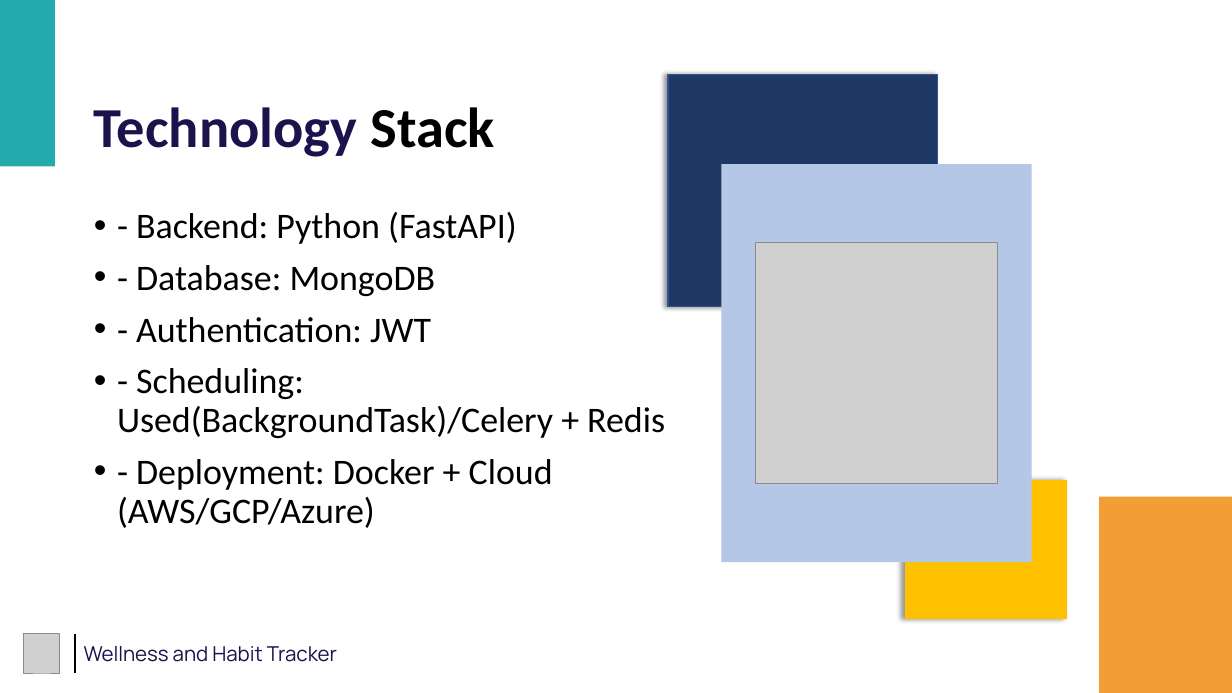
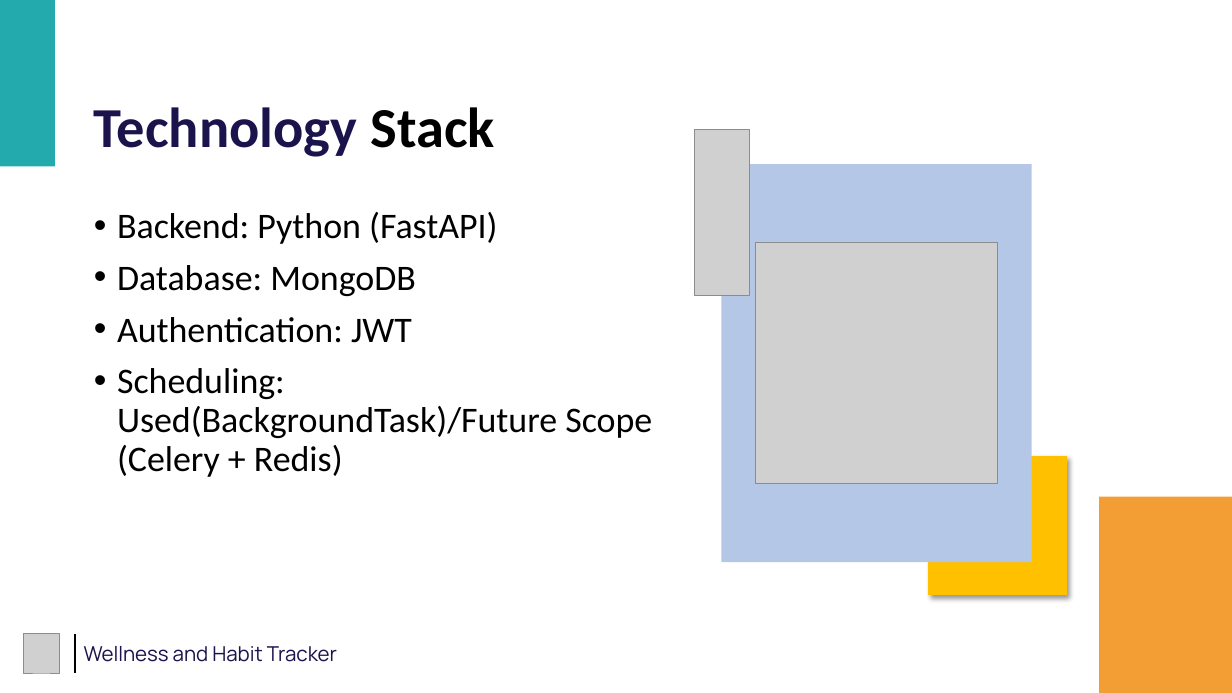
Before and after one commit to vaishnav2002-rma/wellness_habit_tracker, a slide deck: slide 5 of ZennialPro_Project_PPT.pptx. Drawn at 1232x693 pixels with LibreOffice and Linux fonts; fonts in the diff are those of the drawing; grey boxes stand for pictures. Boxes give left, top, right and bottom in pixels: in the first picture for what was removed or moved away, otherwise in the second. Text is boxed around its words. In the diff, an @@ line names an element or a change of style, - is before the commit and + after.

```diff
--- a/ZennialPro_Project_PPT.pptx
+++ b/ZennialPro_Project_PPT.pptx
@@ rectangle removed at <box>668,74,937,307</box> @@
@@ picture added at <box>695,129,750,296</box> @@
@@ text at <box>117,212,652,477</box>: text changed @@
-• - Backend: Python (FastAPI)
-• - Database: MongoDB
-• - Authentication: JWT
-• - Scheduling: Used(BackgroundTask)/Celery + Redis
-• - Deployment: Docker + Cloud (AWS/GCP/Azure)
+• Backend: Python (FastAPI)
+• Database: MongoDB
+• Authentication: JWT
+• Scheduling: Used(BackgroundTask)/Future Scope (Celery + Redis)
@@ rectangle: place and size @@
-rectangle at <box>906,481,1067,618</box>
+rectangle at <box>929,457,1067,595</box>
@@ rectangle at <box>929,457,1067,595</box>: shadow changed @@
```
Also in this commit, not shown: 10 other slides changed, 6 other files.
